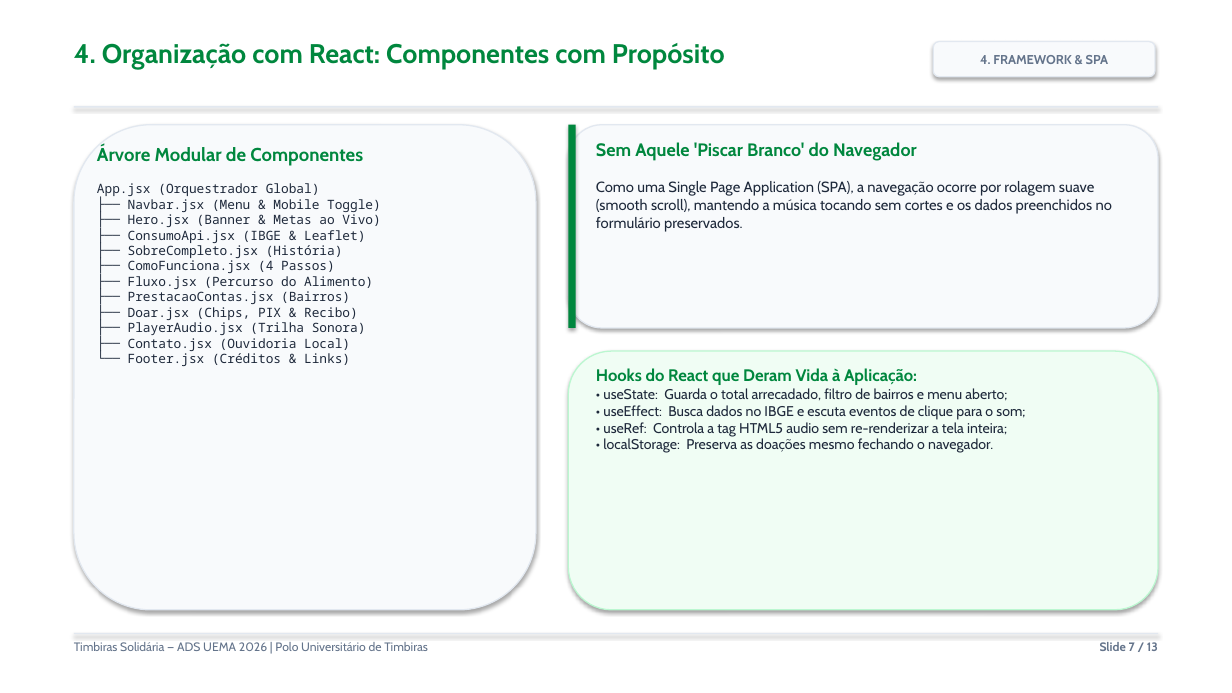
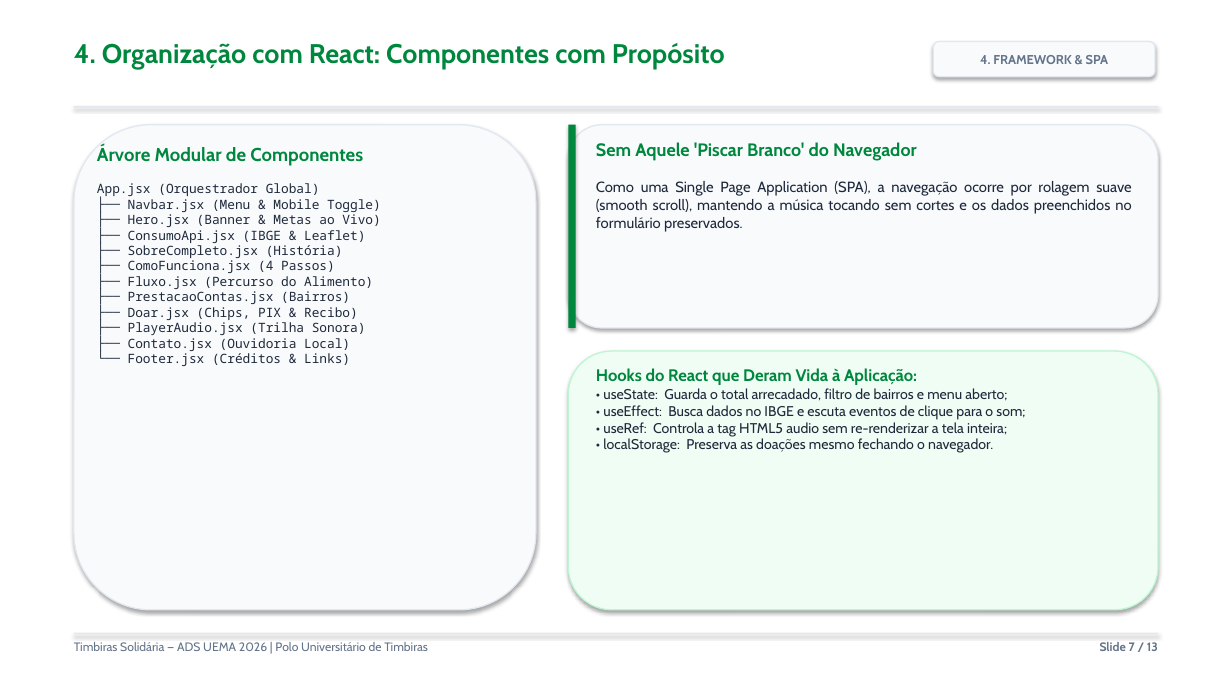
Before and after one commit to ambersonrogers/timbiras-solidaria, a slide deck: slide 7 of public/Relatorio_Atividade_2_Slides.pptx. Drawn at 1232x693 pixels with LibreOffice and Linux fonts; fonts in the diff are those of the drawing. Boxes give left, top, right and bottom in pixels: in the first picture for what was removed or moved away, otherwise in the second. Text is boxed around its words. In the diff, an @@ line names an element or a change of style, - is before the commit and + after.

```diff
--- a/public/Relatorio_Atividade_2_Slides.pptx
+++ b/public/Relatorio_Atividade_2_Slides.pptx
@@ text at [596, 181, 1131, 232]: alignment left to justified @@
```
Also in this commit, not shown: 12 other slides changed, 1 other file.
